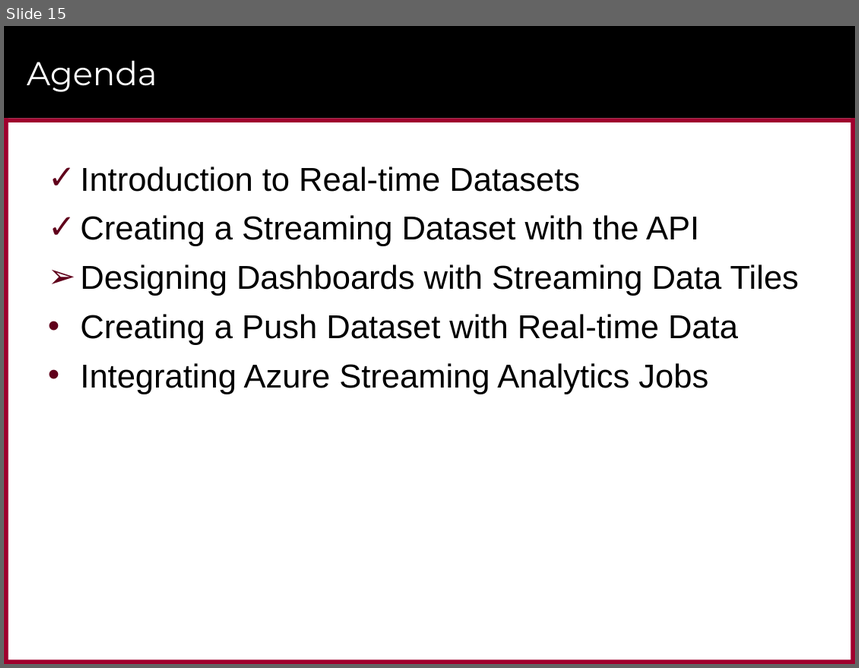
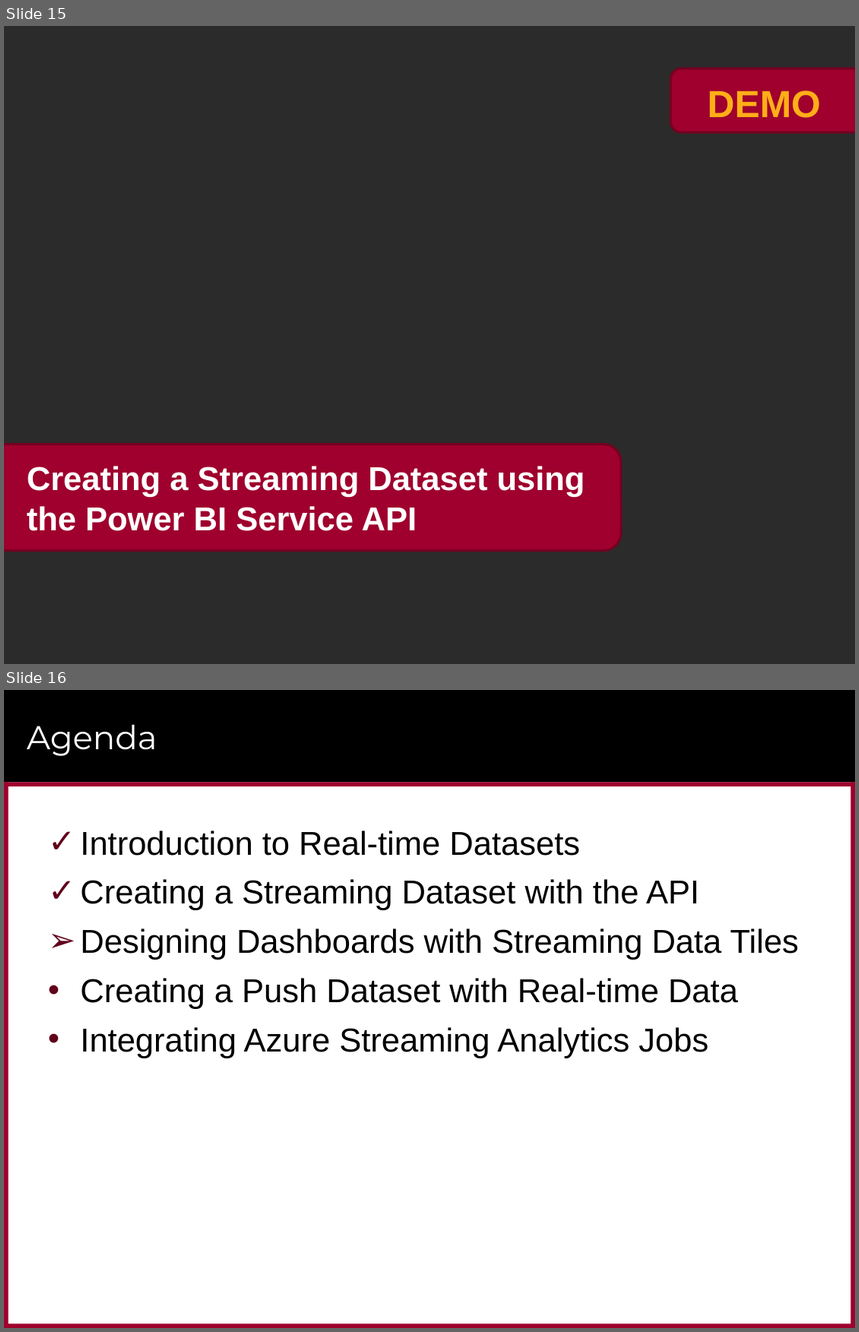
Before and after one commit to CriticalPathTraining/RealtimeDashboards, a slide deck: RealtimeDashboards.pptx. Shown one above the other, each under a label of ours: slide 15 before the commit, slides 15 and 16 after it. The pictures are 859x668 and 859x1332 pixels, drawn with LibreOffice and Linux fonts; fonts in the diff are those of the drawing; background and template pictures are left out; a plain dark background stands for a picture behind light text. Boxes give left, top, right and bottom in pixels: in the first picture for what was removed or moved away, otherwise in the second. Text is boxed around its words. In the diff, an @@ line names an element or a change of style, - is before the commit and + after.

```diff
--- a/RealtimeDashboards.pptx
+++ b/RealtimeDashboards.pptx
@@ slide 15 added at (x1=4, y1=26, x2=855, y2=664), background picture (left out) @@
@@ rounded rectangle added at (x1=671, y1=69, x2=855, y2=132), fill #9F002D, outline #760021 2 pt @@
@@ text added at (x1=708, y1=91, x2=821, y2=118), 32 pt, text gradient #FFD597 to #FFAE18 to #C08F00, bold @@
+DEMO
@@ rounded rectangle added at (x1=4, y1=445, x2=621, y2=551), fill #9F002D, outline #760021 2 pt @@
@@ title added at (x1=27, y1=466, x2=585, y2=531), 28 pt, text #FFFFFF, bold @@
+Creating a Streaming Dataset using the Power BI Service API
@@ what was slide 15 is now slide 16 @@
```
Also in this commit, not shown: 4 slides changed, 4 other slides added, 13 slides removed, 3 other files.
